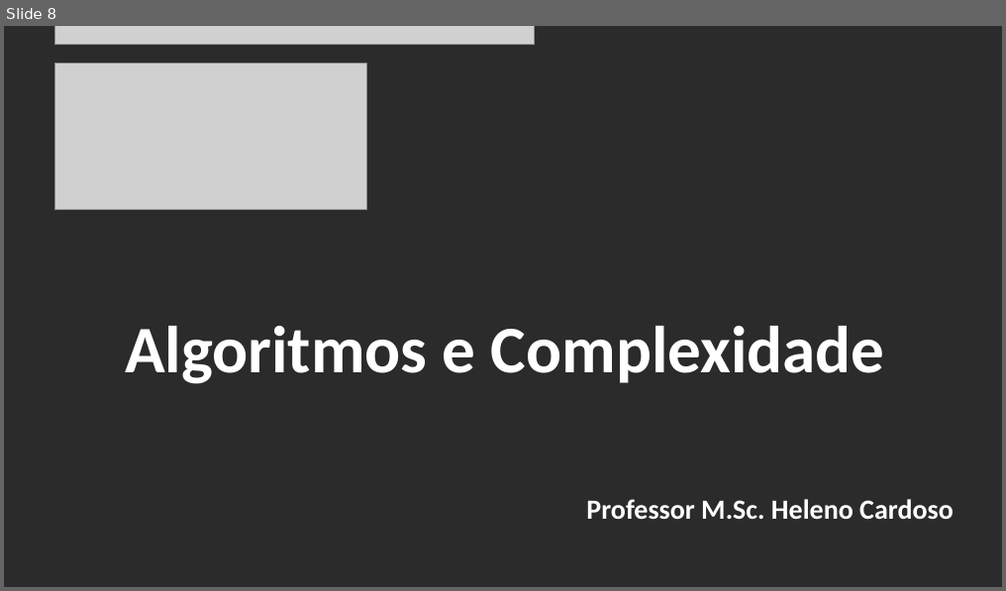
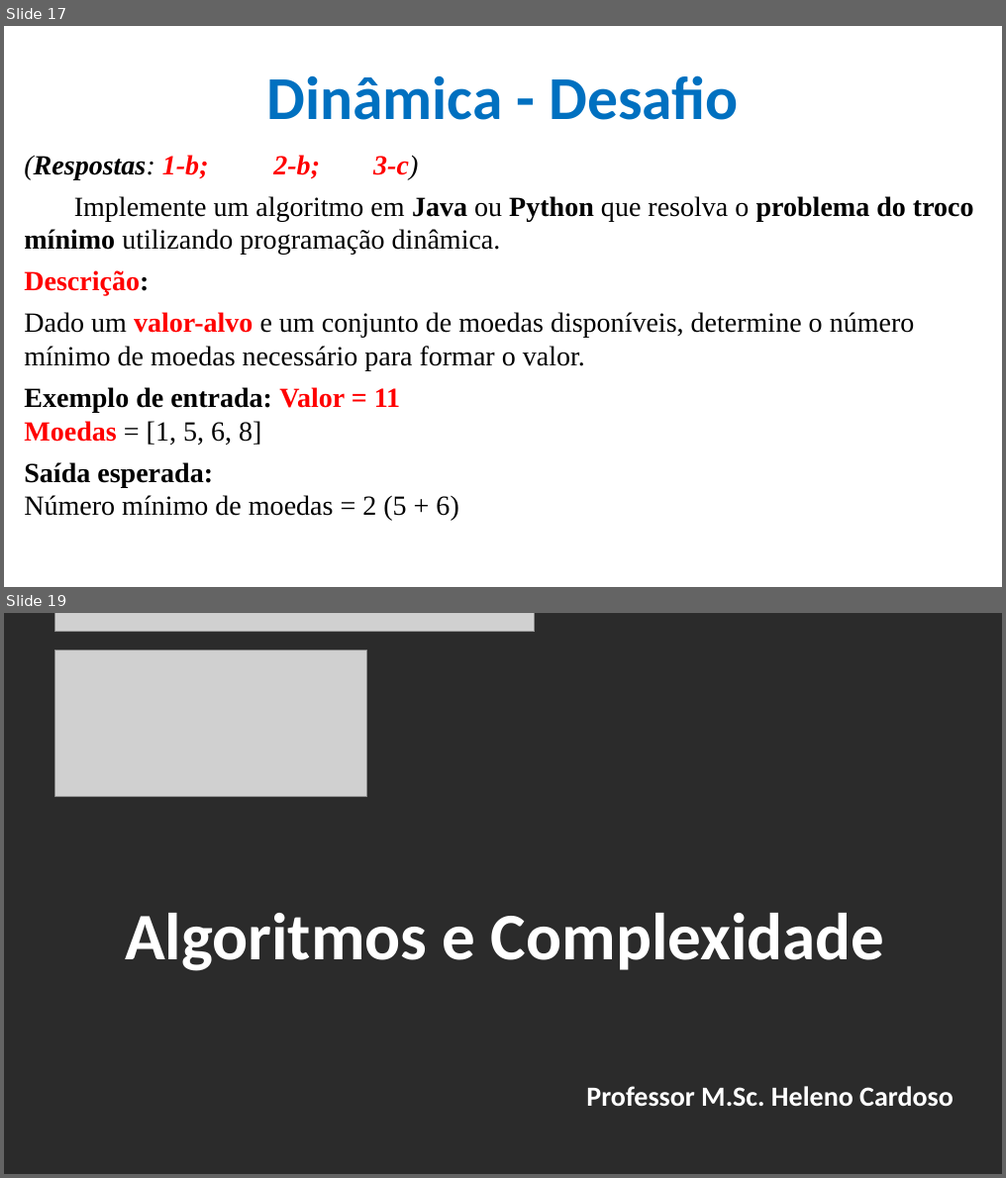
Before and after one commit to CloudEducationBrazil/WydenAlgoritmosEComplexidade, a slide deck: 01 Classes/Aula 09 - Algoritmos e Complexidade - Programação Dinâmica.pptx. Shown one above the other, each under a label of ours: slide 8 before the commit, slides 17 and 19 after it; the slides between them are not shown. The pictures are 1006x591 and 1006x1178 pixels, drawn with LibreOffice and Linux fonts; fonts in the diff are those of the drawing; grey boxes stand for pictures; background and template pictures are left out; a plain dark background stands for a picture behind light text. Boxes give left, top, right and bottom in pixels: in the first picture for what was removed or moved away, otherwise in the second. Text is boxed around its words. In the diff, an @@ line names an element or a change of style, - is before the commit and + after.

Commit message:
Alg e Compl - Programação Dinamica 11102025

```diff
--- a/01 Classes/Aula 09 - Algoritmos e Complexidade - Programação Dinâmica.pptx
+++ b/01 Classes/Aula 09 - Algoritmos e Complexidade - Programação Dinâmica.pptx
@@ slide 17 added at (x1=4, y1=26, x2=1002, y2=587), background picture (left out) @@
@@ title added at (x1=266, y1=76, x2=739, y2=120), 44 pt, text #0070C0, bold @@
+Dinâmica - Desafio
@@ text added at (x1=24, y1=155, x2=974, y2=521), 20 pt, text #000000 @@
+(Respostas: 1-b; 2-b; 3-c)
+Implemente um algoritmo em Java ou Python que resolva o problema do troco mínimo utilizando programação dinâmica.
+Descrição:
+Dado um valor-alvo e um conjunto de moedas disponíveis, determine o número mínimo de moedas necessário para formar o valor.
+Exemplo de entrada: Valor = 11
+Moedas = [1, 5, 6, 8]
+Saída esperada:
+Número mínimo de moedas = 2 (5 + 6)
@@ what was slide 8 is now slide 19 @@
```
Also in this commit, not shown: 5 slides changed, 10 other slides added.
